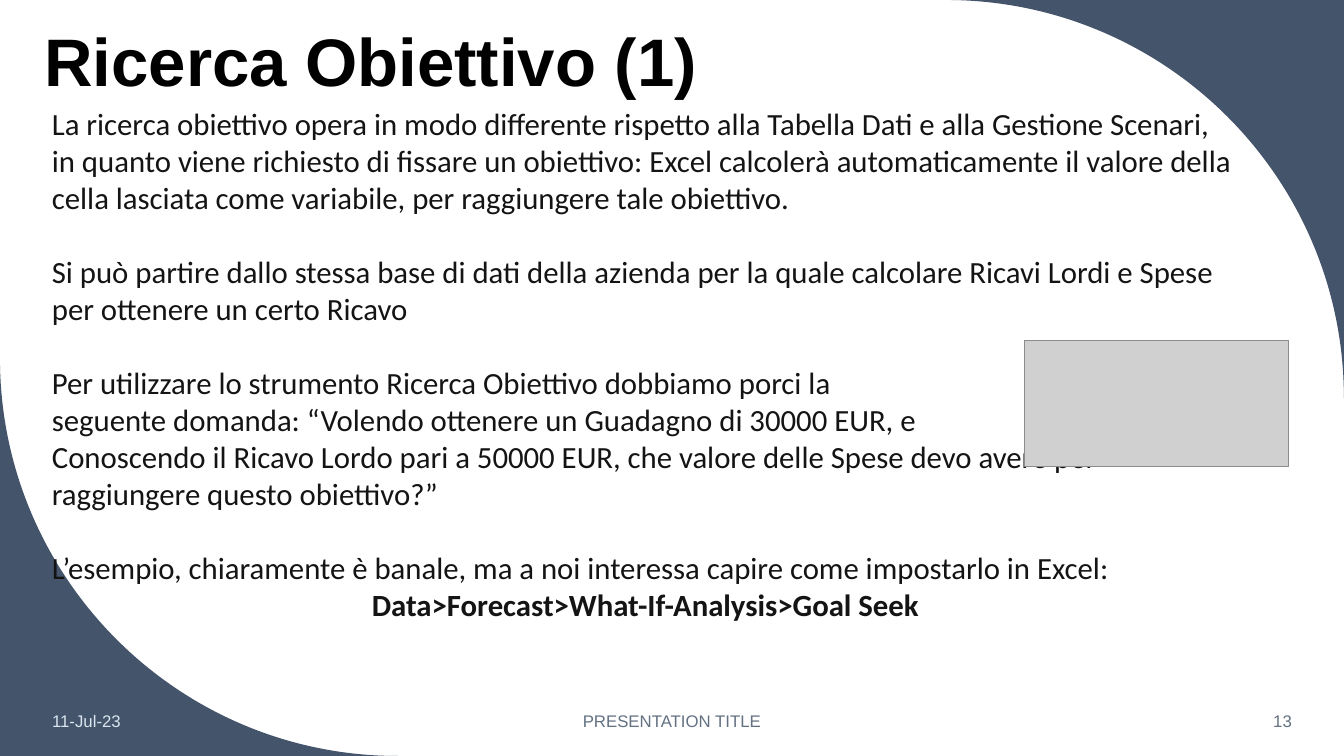
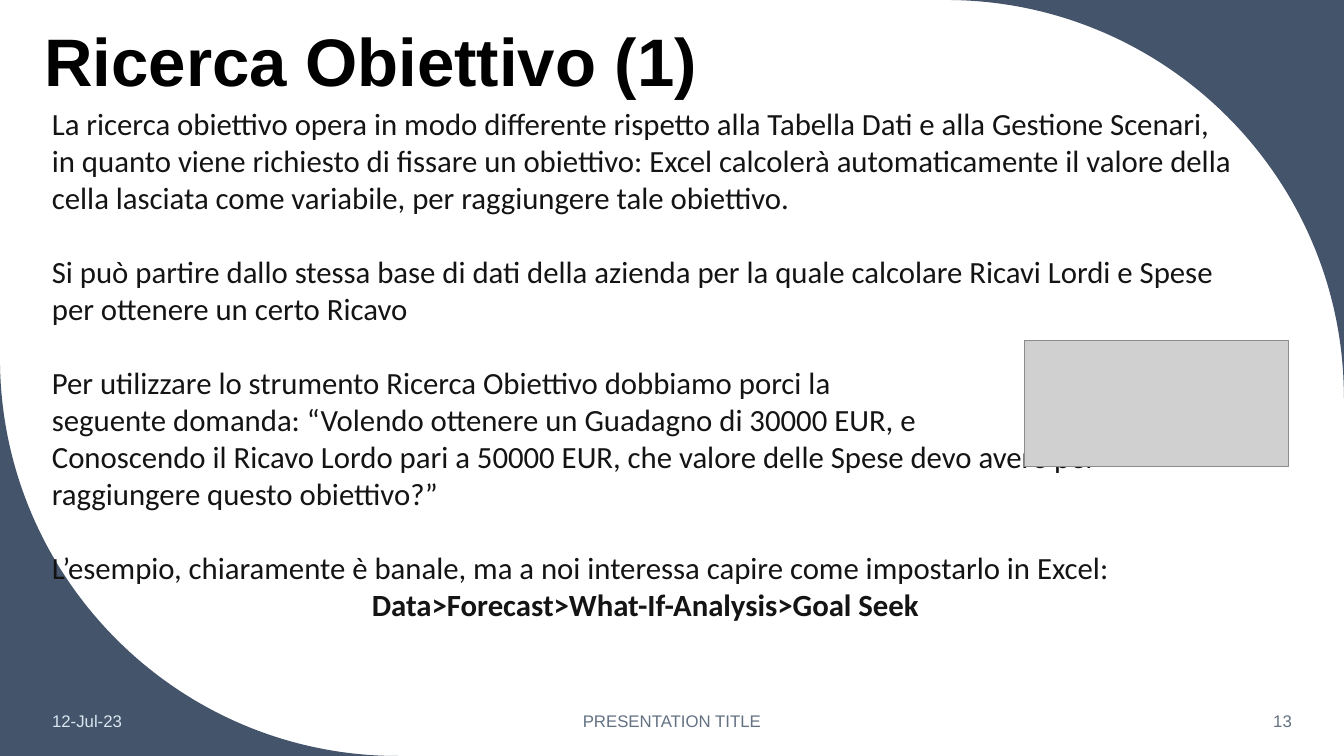
Before and after one commit to teispir/excel, a slide deck: slide 13 of ppt/Corso_Excel_Base_Avanzato_Parte6.pptx. Drawn at 1344x756 pixels with LibreOffice and Linux fonts; fonts in the diff are those of the drawing; grey boxes stand for pictures. Boxes give left, top, right and bottom in pixels: in the first picture for what was removed or moved away, otherwise in the second. Text is boxed around its words. In the diff, an @@ line names an element or a change of style, - is before the commit and + after.

```diff
--- a/ppt/Corso_Excel_Base_Avanzato_Parte6.pptx
+++ b/ppt/Corso_Excel_Base_Avanzato_Parte6.pptx
@@ text at [52,715,122,727]: text changed @@
-11-Jul-23
+12-Jul-23
```
Also in this commit, not shown: 6 other slides changed, 3 other files.
